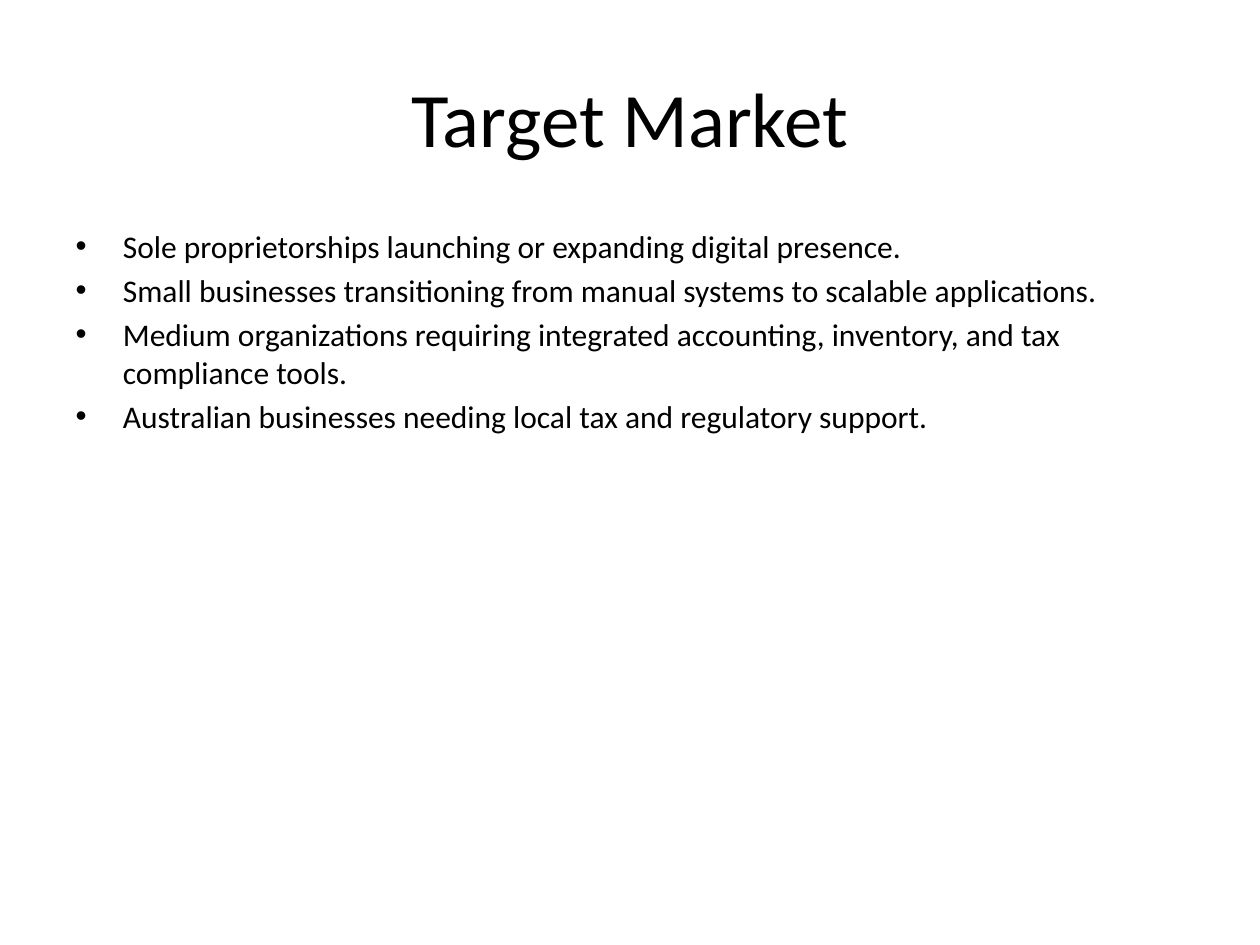
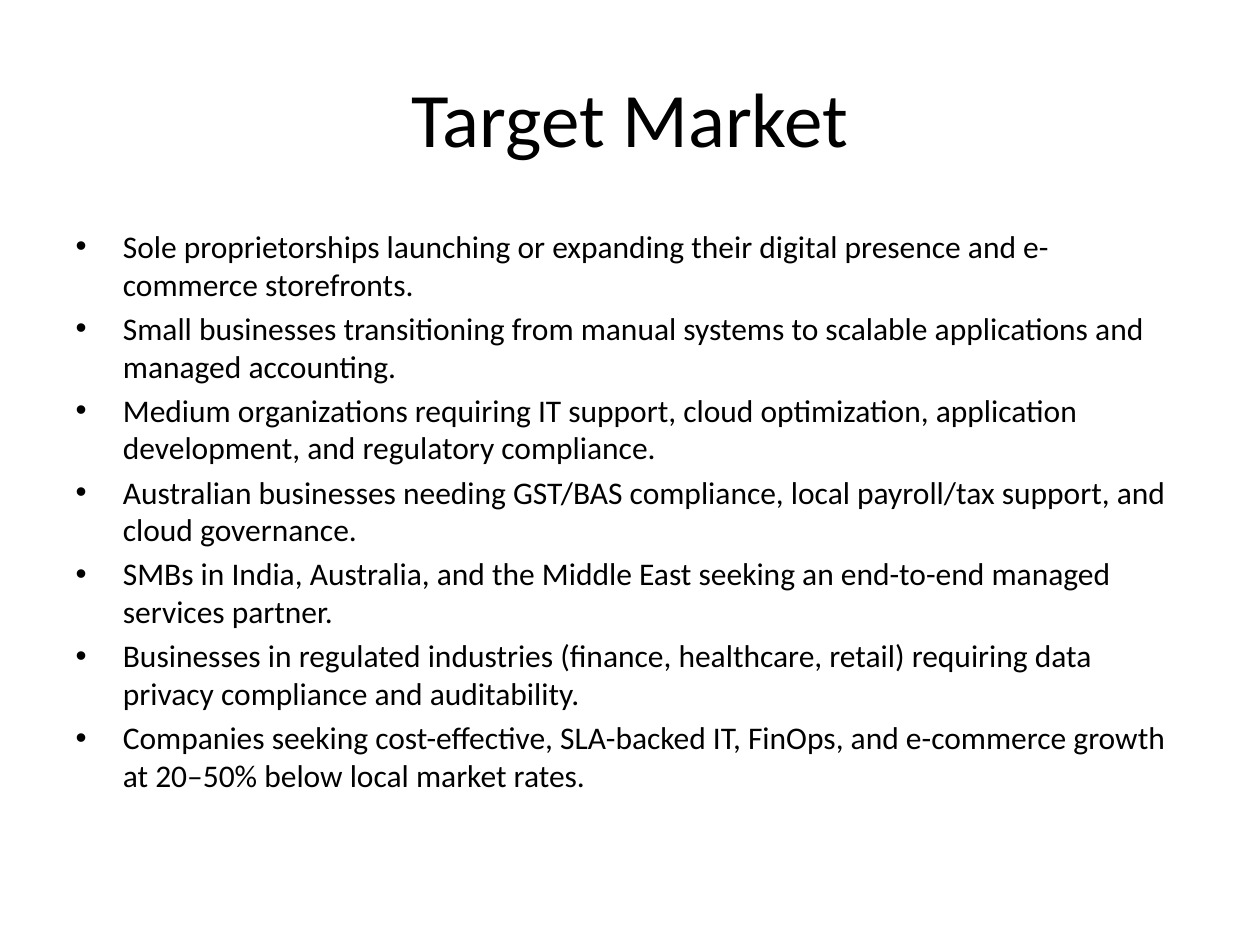
Before and after one commit to rajendran30/techsprint, a slide deck: slide 3 of marketing-strategy.pptx. Drawn at 1260x945 pixels with LibreOffice and Linux fonts; fonts in the diff are those of the drawing. Boxes give left, top, right and bottom in pixels: in the first picture for what was removed or moved away, otherwise in the second. Text is boxed around its words. In the diff, an @@ line names an element or a change of style, - is before the commit and + after.

Commit message:
Added value additions and combined Cloud consulting and Finops into one category

```diff
--- a/marketing-strategy.pptx
+++ b/marketing-strategy.pptx
@@ text at box(123, 236, 1165, 788): text changed @@
-• Sole proprietorships launching or expanding digital presence.
-• Small businesses transitioning from manual systems to scalable applications.
-• Medium organizations requiring integrated accounting, inventory, and tax compliance tools.
-• Australian businesses needing local tax and regulatory support.
+• Sole proprietorships launching or expanding their digital presence and e-commerce storefronts.
+• Small businesses transitioning from manual systems to scalable applications and managed accounting.
+• Medium organizations requiring IT support, cloud optimization, application development, and regulatory compliance.
+• Australian businesses needing GST/BAS compliance, local payroll/tax support, and cloud governance.
+• SMBs in India, Australia, and the Middle East seeking an end-to-end managed services partner.
+• Businesses in regulated industries (finance, healthcare, retail) requiring data privacy compliance and auditability.
+• Companies seeking cost-effective, SLA-backed IT, FinOps, and e-commerce growth at 20–50% below local market rates.
```
Also in this commit, not shown: 8 other slides changed, 1 slide added, 8 other files.
